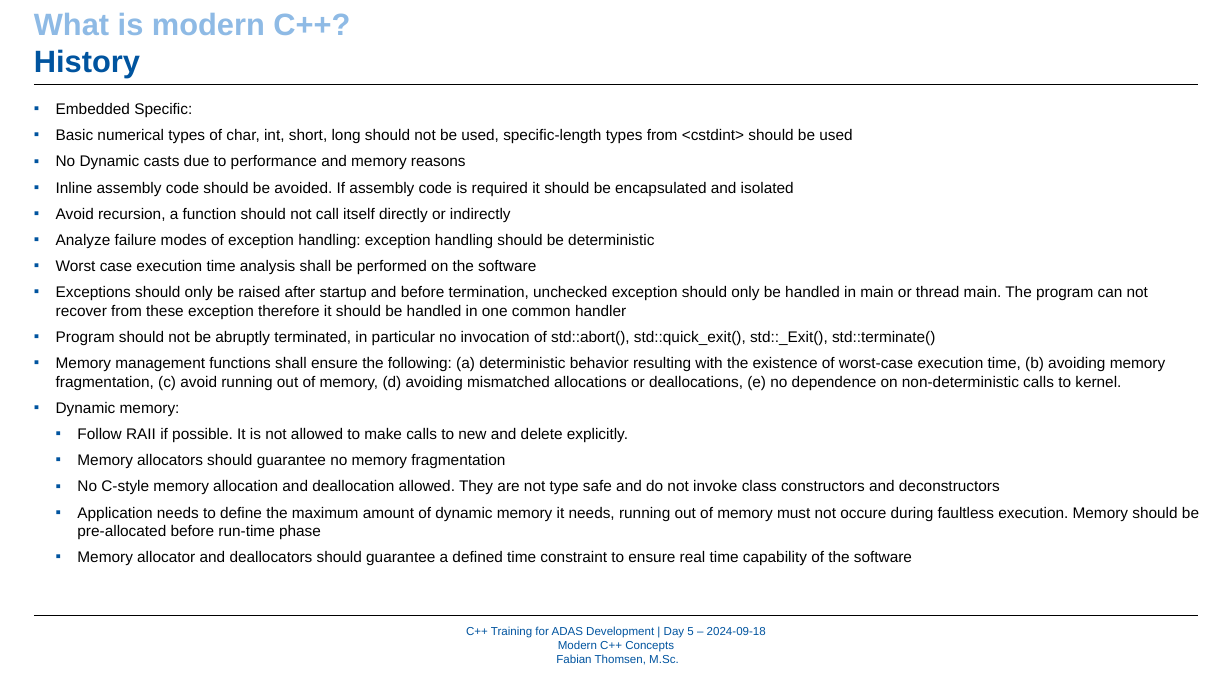
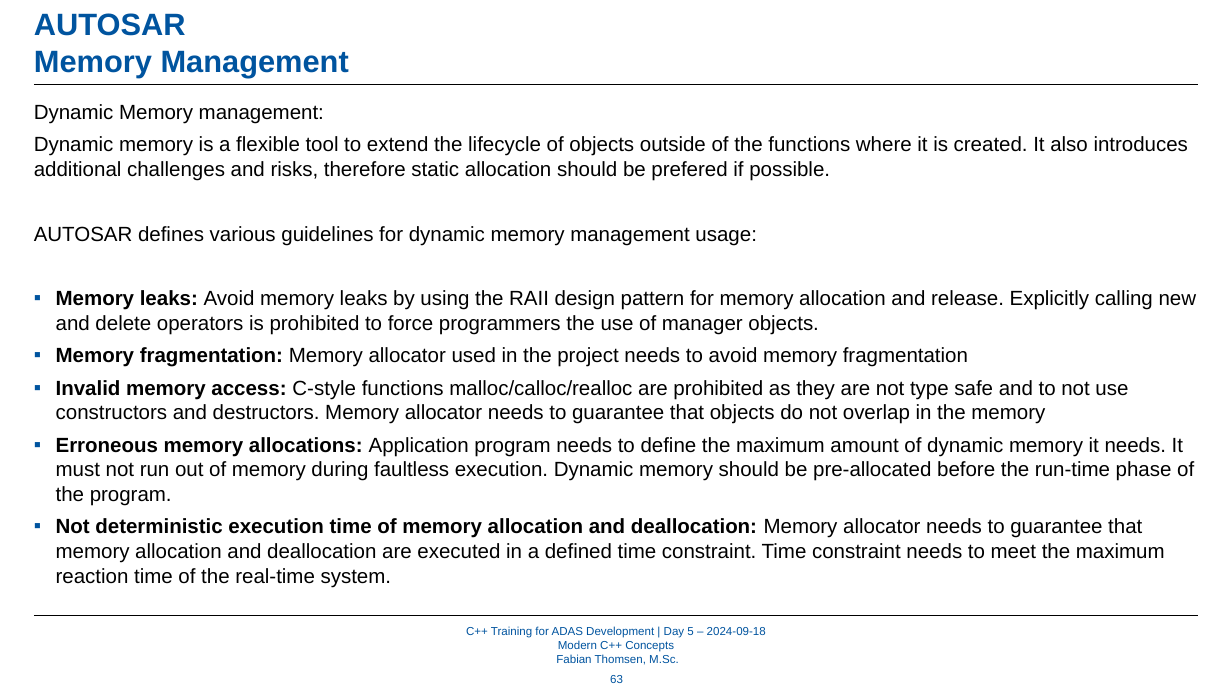
Before and after one commit to WhR4Ven/Diss_Dokument, a slide deck: slide 63 of Vortrag/05_ModernCPPConcepts_Part1 - Kopie.pptx (slide 13 before the commit). Drawn at 1232x693 pixels with LibreOffice and Linux fonts; fonts in the diff are those of the drawing; background and template pictures are left out. Boxes give left, top, right and bottom in pixels: in the first picture for what was removed or moved away, otherwise in the second. Text is boxed around its words. In the diff, an @@ line names an element or a change of style, - is before the commit and + after.

```diff
--- a/Vortrag/05_ModernCPPConcepts_Part1 - Kopie.pptx
+++ b/Vortrag/05_ModernCPPConcepts_Part1 - Kopie.pptx
@@ text at (34, 13, 349, 77): text changed; text colour #8EBAE5 to #00549F @@
-What is modern C++?
-History
+AUTOSAR
+Memory Management
@@ text at (34, 104, 1197, 587): text changed; size 12 to 16 pt @@
-▪ Embedded Specific:
-▪ Basic numerical types of char, int, short, long should not be used, specific-length types from <cstdint> should be used
-▪ No Dynamic casts due to performance and memory reasons
-▪ Inline assembly code should be avoided. If assembly code is required it should be encapsulated and isolated
-▪ Avoid recursion, a function should not call itself directly or indirectly
-▪ Analyze failure modes of exception handling: exception handling should be deterministic
-▪ Worst case execution time analysis shall be performed on the software
-▪ Exceptions should only be raised after startup and before termination, unchecked exception should only be handled in main or thread main. The program can not recover from these exception therefore it should be handled in one common handler
-▪ Program should not be abruptly terminated, in particular no invocation of std::abort(), std::quick_exit(), std::_Exit(), std::terminate()
-▪ Memory management functions shall ensure the following: (a) deterministic behavior resulting with the existence of worst-case execution time, (b) avoiding memory fragmentation, (c) avoid running out of memory, (d) avoiding mismatched allocations or deallocations, (e) no dependence on non-deterministic calls to kernel.
-▪ Dynamic memory:
-  ▪ Follow RAII if possible. It is not allowed to make calls to new and delete explicitly.
-  ▪ Memory allocators should guarantee no memory fragmentation
-  ▪ No C-style memory allocation and deallocation allowed. They are not type safe and do not invoke class constructors and deconstructors
-  ▪ Application needs to define the maximum amount of dynamic memory it needs, running out of memory must not occure during faultless execution. Memory should be pre-allocated before run-time phase
-  ▪ Memory allocator and deallocators should guarantee a defined time constraint to ensure real time capability of the software
+Dynamic Memory management:
+Dynamic memory is a flexible tool to extend the lifecycle of objects outside of the functions where it is created. It also introduces additional challenges and risks, therefore static allocation should be prefered if possible.
+AUTOSAR defines various guidelines for dynamic memory management usage:
+▪ Memory leaks: Avoid memory leaks by using the RAII design pattern for memory allocation and release. Explicitly calling new and delete operators is prohibited to force programmers the use of manager objects.
+▪ Memory fragmentation: Memory allocator used in the project needs to avoid memory fragmentation
+▪ Invalid memory access: C-style functions malloc/calloc/realloc are prohibited as they are not type safe and to not use constructors and destructors. Memory allocator needs to guarantee that objects do not overlap in the memory
+▪ Erroneous memory allocations: Application program needs to define the maximum amount of dynamic memory it needs. It must not run out of memory during faultless execution. Dynamic memory should be pre-allocated before the run-time phase of the program.
+▪ Not deterministic execution time of memory allocation and deallocation: Memory allocator needs to guarantee that memory allocation and deallocation are executed in a defined time constraint. Time constraint needs to meet the maximum reaction time of the real-time system.
@@ page number added at (610, 675, 623, 683), 9 pt, text #00549F @@
+63
```
Also in this commit, not shown: 3 other slides changed, 65 slides added, 5 slides removed, 13 other files.
